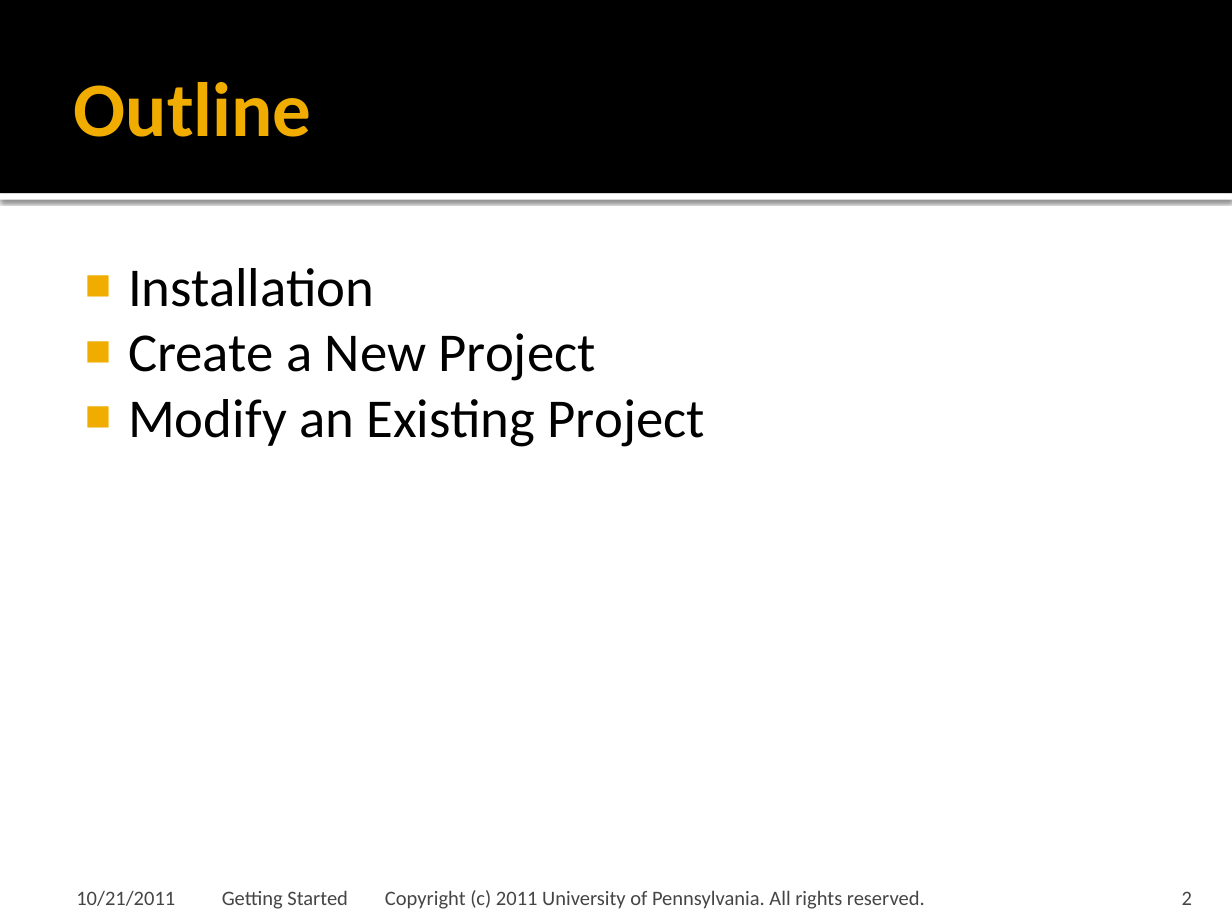
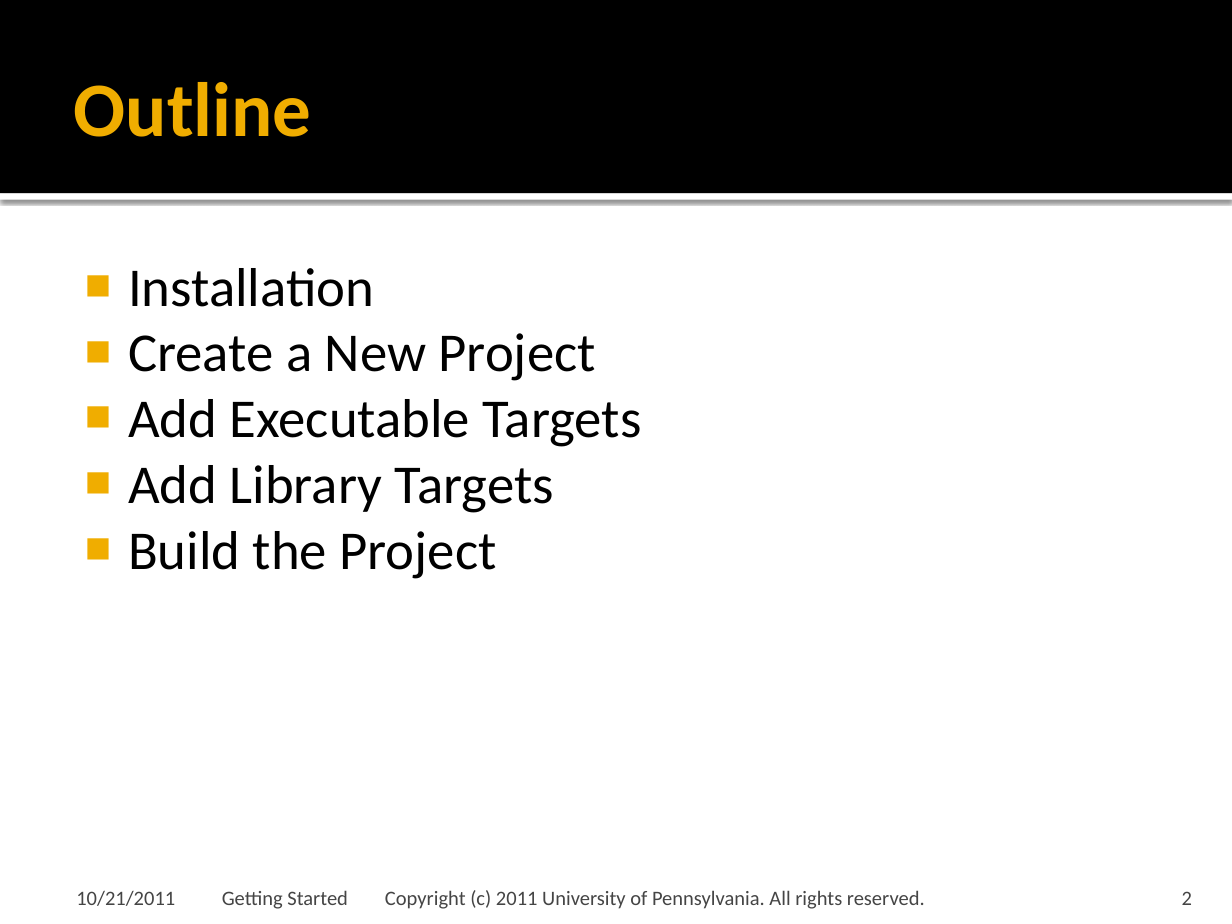
Before and after one commit to cmake-basis/legacy, a slide deck: slide 2 of doc/tutorials/02 Getting Started.pptx. Drawn at 1232x924 pixels with LibreOffice and Linux fonts; fonts in the diff are those of the drawing; background and template pictures are left out. Boxes give left, top, right and bottom in pixels: in the first picture for what was removed or moved away, otherwise in the second. Text is boxed around its words. In the diff, an @@ line names an element or a change of style, - is before the commit and + after.

```diff
--- a/doc/tutorials/02 Getting Started.pptx
+++ b/doc/tutorials/02 Getting Started.pptx
@@ text at [128, 399, 642, 579]: text changed @@
-■ Modify an Existing Project
+■ Add Executable Targets
+■ Add Library Targets
+■ Build the Project
```
Also in this commit, not shown: 11 other slides changed, 10 slides added.
